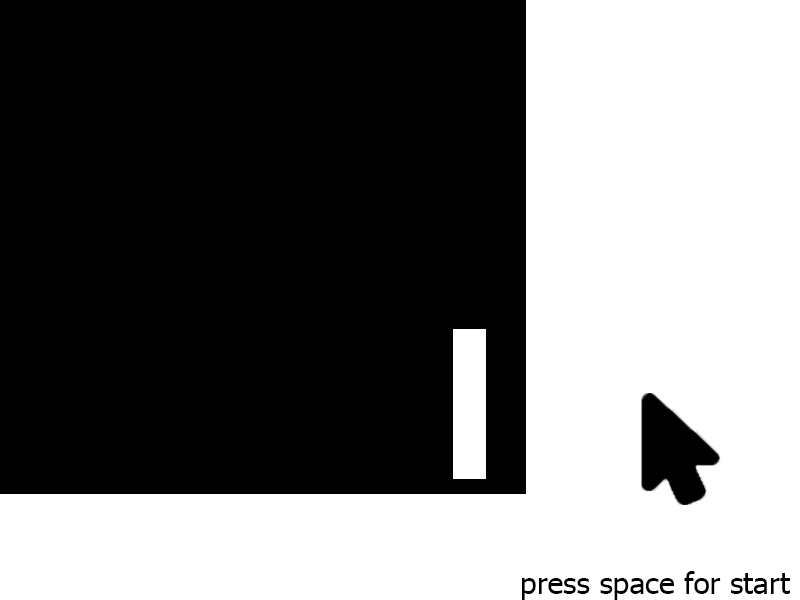
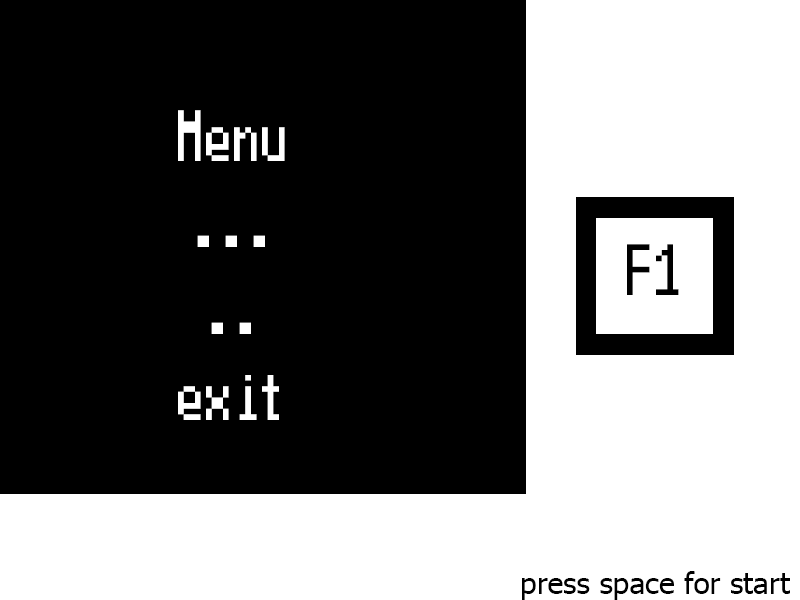
Two versions of the same layered image (800 × 600). Layer-by-layer changes:
added layer "F1" above "Прямоугольник 6" over box(627, 244, 679, 295)
added layer "Прямоугольник 6" above "Прямоугольник 5" over box(627, 244, 679, 295)
added layer "Прямоугольник 5" above "press space for start" over box(576, 197, 734, 355)
removed layer "Слой 2" over box(633, 393, 721, 505)
added layer "Menu ... .. exit" above "Прямоугольник 4" over box(178, 110, 285, 420)
painted on "Прямоугольник 4" over box(453, 329, 486, 479)
